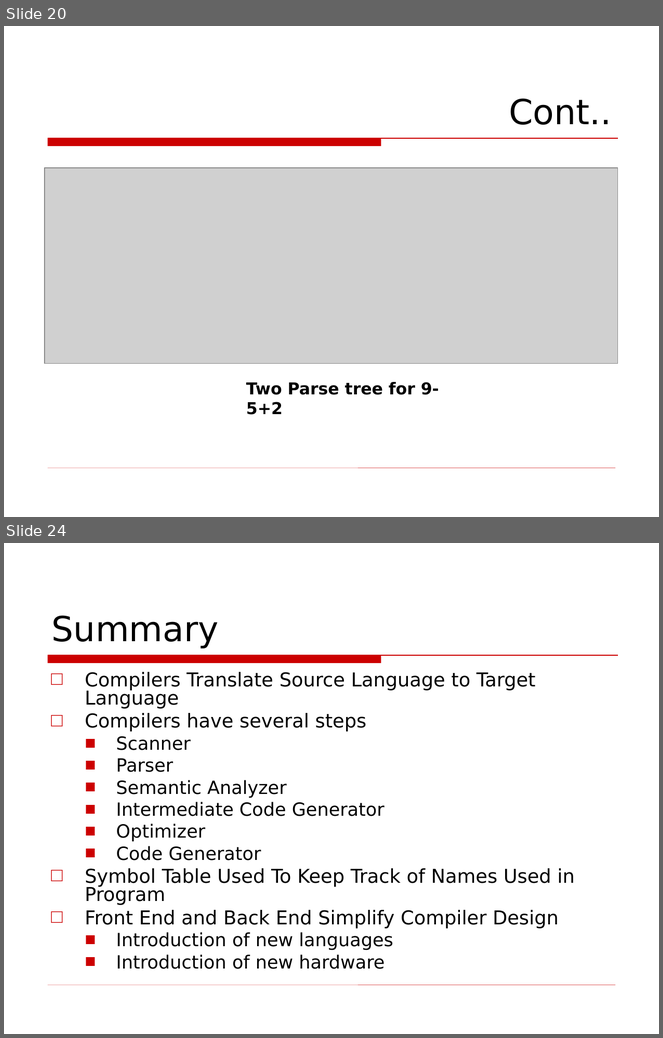
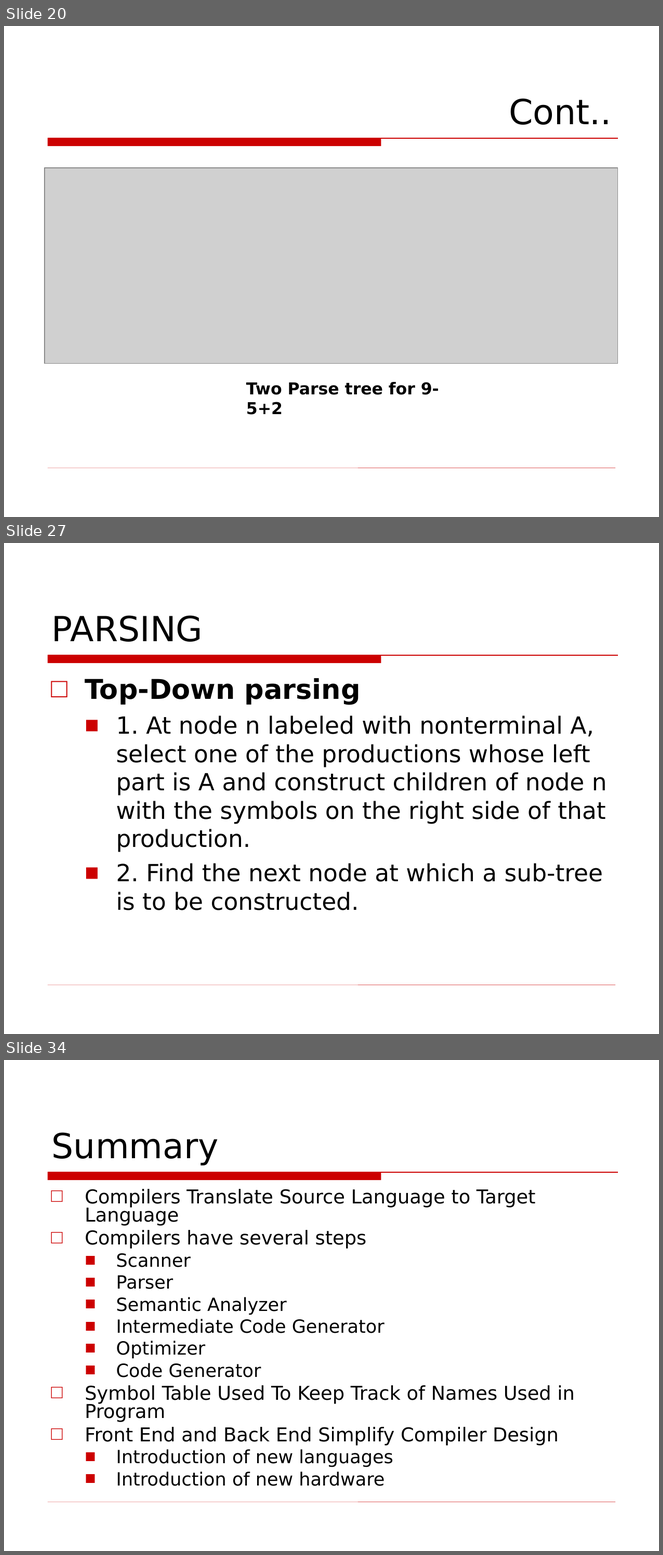
Before and after one commit to Fuuast-BSCS/Compiler-Construction, a slide deck: Compiler-02.ppt. Shown one above the other, each under a label of ours: slides 20 and 24 before the commit, slides 20, 27 and 34 after it; the slides between them are not shown. The pictures are 663x1038 and 663x1555 pixels, drawn with LibreOffice and Linux fonts; fonts in the diff are those of the drawing; grey boxes stand for pictures; background and template pictures are left out. Boxes give left, top, right and bottom in pixels: in the first picture for what was removed or moved away, otherwise in the second. Text is boxed around its words. In the diff, an @@ line names an element or a change of style, - is before the commit and + after.

```diff
--- a/Compiler-02.ppt
+++ b/Compiler-02.ppt
@@ slide 27 added at (4, 543, 659, 1034), background picture (left out); not listed: 2 template elements that a slide beside it also shows @@
@@ title added at (52, 615, 203, 642), 38 pt, text #000000 @@
+PARSING
@@ text added at (85, 678, 607, 911), 26 pt, text #000000 @@
+□ Top-Down parsing
+  ■ 1. At node n labeled with nonterminal A, select one of the productions whose left part is A and construct children of node n with the symbols on the right side of that production.
+  ■ 2. Find the next node at which a sub-tree is to be constructed.
@@ what was slide 24 is now slide 34 @@
```
Also in this commit, not shown: 2 slides changed, 12 other slides added, 3 slides removed.
